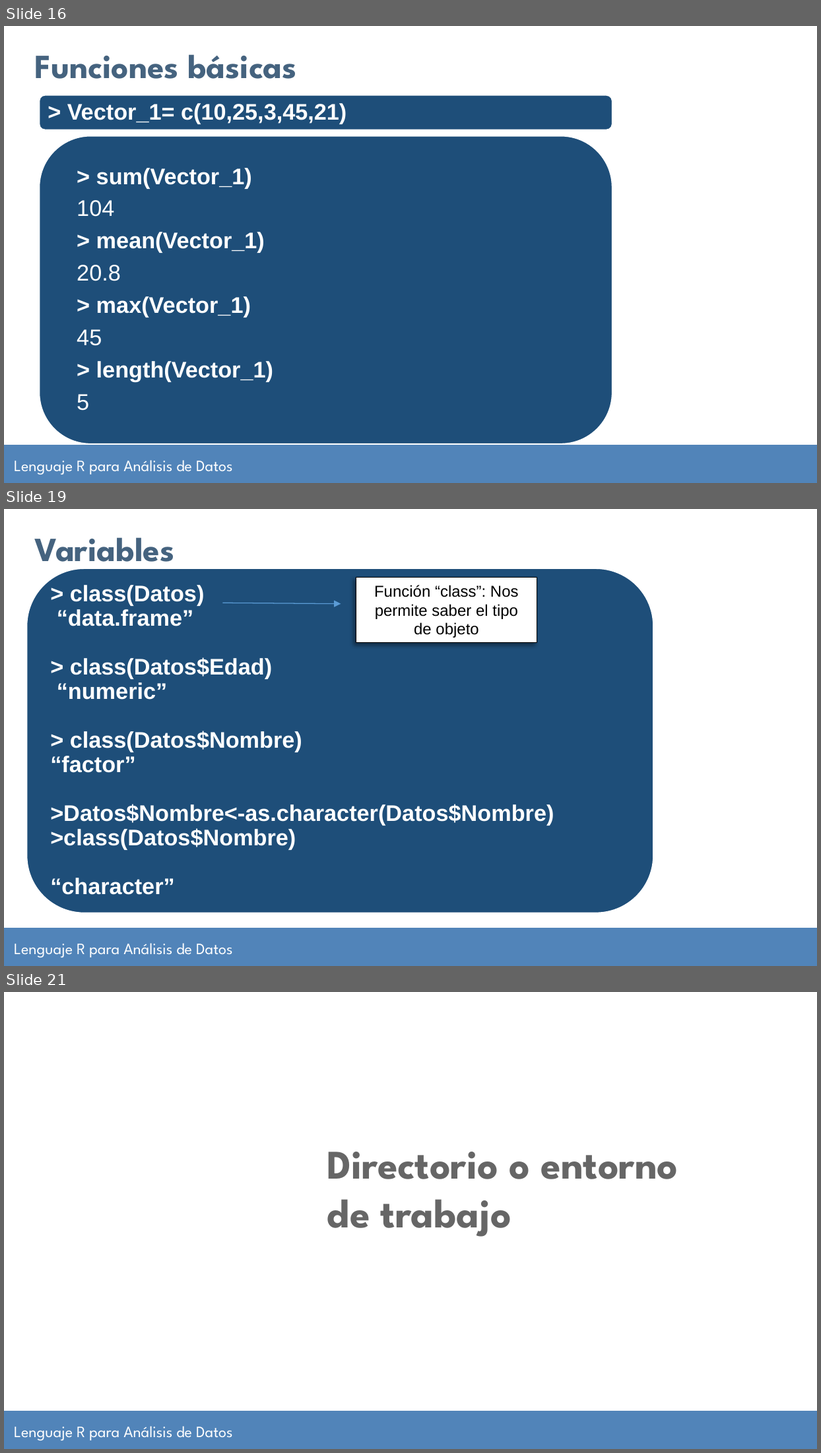
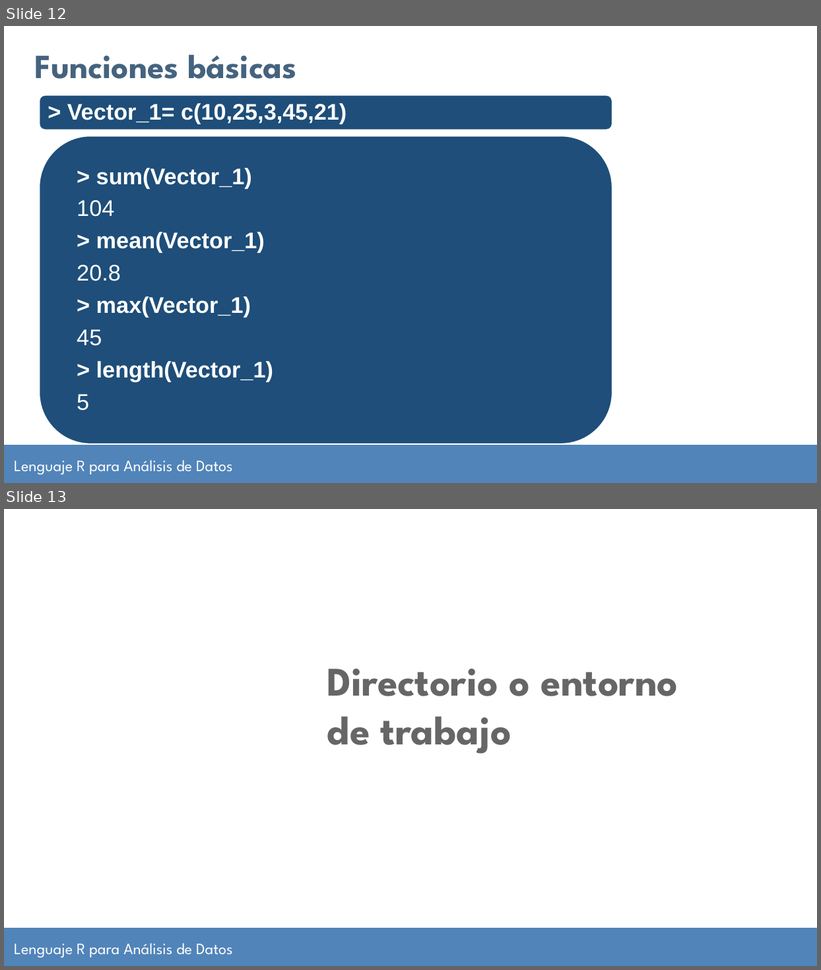
Before and after one commit to jsgarriga/curso-analisis-datos-r, a slide deck: Clase 2-ADR-28-08-2023/ManualAlumnoR_clase2.pptx. Shown one above the other, each under a label of ours: slides 16, 19 and 21 before the commit, slides 12 and 13 after it; the slides between them are not shown. The pictures are 821x1453 and 821x970 pixels, drawn with LibreOffice and Linux fonts; fonts in the diff are those of the drawing; background and template pictures are left out. Boxes give left, top, right and bottom in pixels: in the first picture for what was removed or moved away, otherwise in the second. Text is boxed around its words. In the diff, an @@ line names an element or a change of style, - is before the commit and + after.

```diff
--- a/Clase 2-ADR-28-08-2023/ManualAlumnoR_clase2.pptx
+++ b/Clase 2-ADR-28-08-2023/ManualAlumnoR_clase2.pptx
@@ slide 19 removed at box(4, 509, 817, 966), background #FFFFFF; not listed: 2 template elements that a slide beside it also shows @@
@@ text removed at box(35, 537, 175, 571) @@
-Variables
@@ rounded rectangle removed at box(26, 568, 653, 913) @@
@@ text removed at box(50, 585, 554, 895) @@
-> class(Datos)
-“data.frame”
-> class(Datos$Edad)
-“numeric”
-> class(Datos$Nombre)
-“factor”
->Datos$Nombre<-as.character(Datos$Nombre)
->class(Datos$Nombre)
-“character”
@@ rectangle removed at box(356, 577, 537, 643) @@
-Función “class”: Nos permite saber el tipo de objeto
@@ arrow removed from (222, 603) to (341, 604) @@
@@ what was slide 16 is now slide 12 @@
@@ what was slide 21 is now slide 13 @@
```
Also in this commit, not shown: 42 other slides removed, 33 other files.
